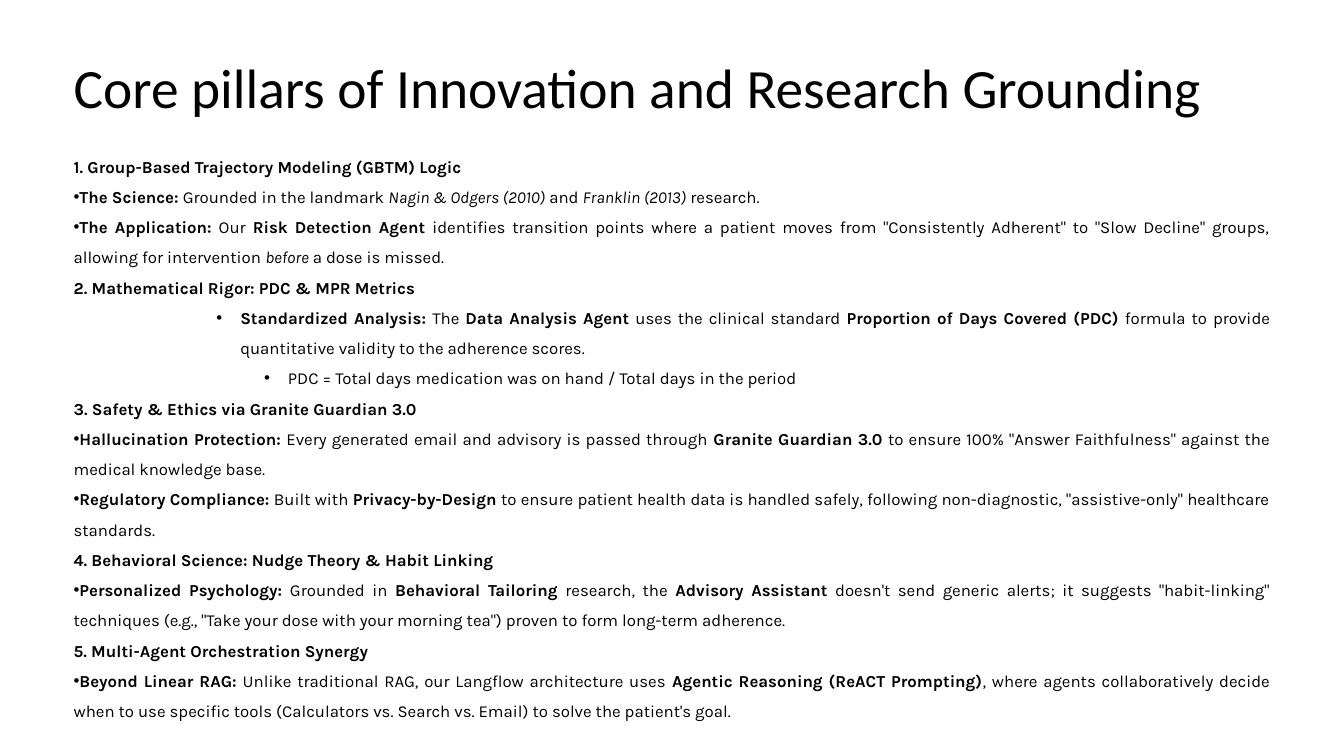
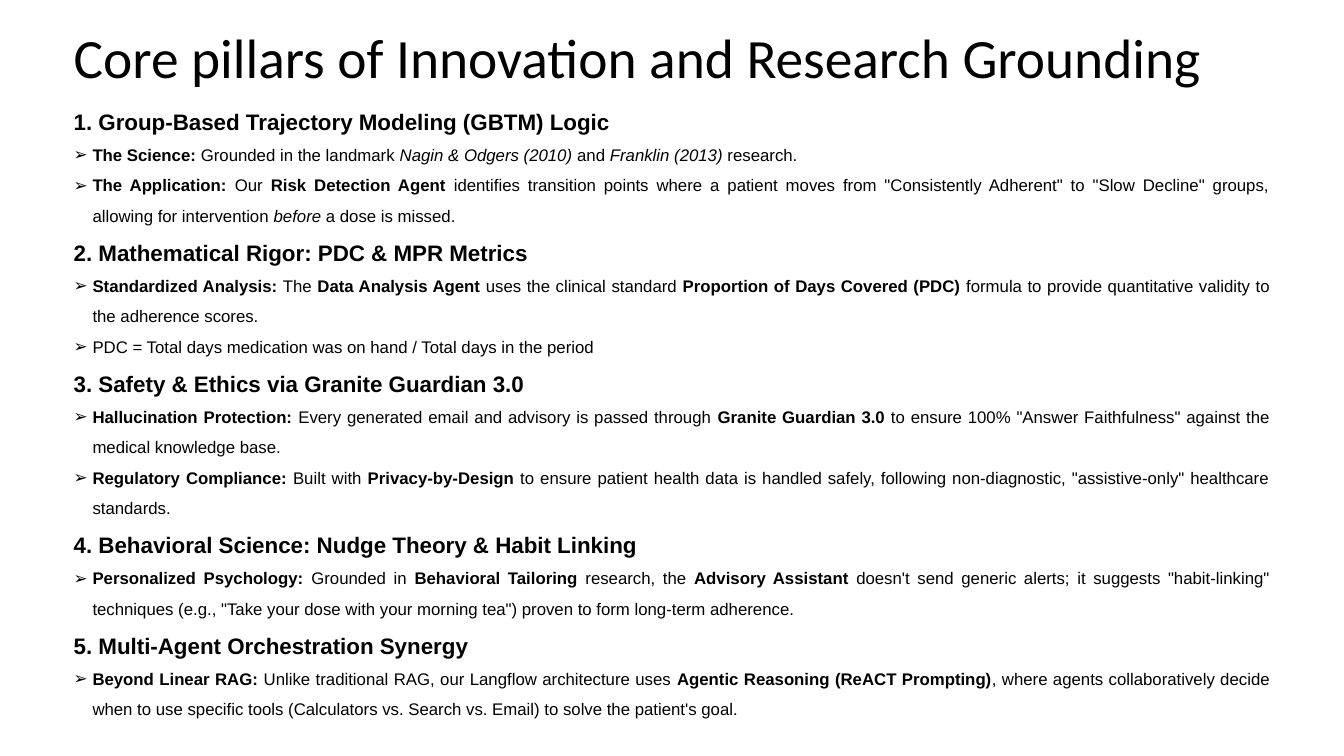
Before and after one commit to sandeep5shetty/langflow-medication-agent, a slide deck: slide 20 of Hackthon Project Presentation.pptx (slide 17 before the commit). Drawn at 1344x756 pixels with LibreOffice and Linux fonts; fonts in the diff are those of the drawing. Boxes give left, top, right and bottom in pixels: in the first picture for what was removed or moved away, otherwise in the second. Text is boxed around its words. In the diff, an @@ line names an element or a change of style, - is before the commit and + after.

```diff
--- a/Hackthon Project Presentation.pptx
+++ b/Hackthon Project Presentation.pptx
@@ title "Core pillars of Innovation and ...": place and size @@
-title "Core pillars of Innovation and ..." at <box>74,69,1201,118</box>
+title "Core pillars of Innovation and ..." at <box>74,39,1201,88</box>
@@ text "1. Group-Based Trajectory Modeling (GBTM) ...": place and size @@
-text "1. Group-Based Trajectory Modeling (GBTM) ..." at <box>74,160,1270,721</box>
+text "1. Group-Based Trajectory Modeling (GBTM) ..." at <box>74,113,1270,719</box>
@@ text "1. Group-Based Trajectory Modeling (GBTM) ..." at <box>74,113,1270,719</box>: size 12 to 16 pt in "1. Group-Based Trajectory Modeling (GBTM) Logic", "2. Mathematical Rigor: PDC & MPR Metrics", "3. Safety & Ethics via Granite Guardian ...", "4. Behavioral Science: Nudge Theory & Habit ..." and 1 more places; font Karla to Arial; bullet • to ➢; list level 1 to 3 in "The Science: Grounded in the ..."; list level 1 to 3 in "The Application: Our Risk Detection ..." @@
```
Also in this commit, not shown: 8 other slides changed, 6 slides added, 4 slides removed.
